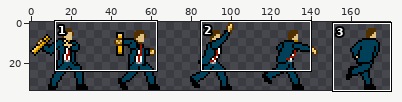
Sprite sheet, stored at characters/enemies/bishop_throw_oil_right.png. Above, an overview of the earlier version with the close-up marked.
Close-up. First the earlier version:
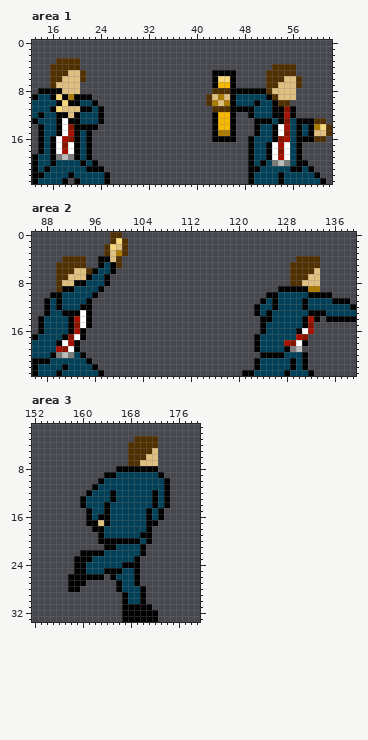
The file is 180x34 pixels. Shown: area 1: x 13..62, y 0..23; area 2: x 86..139, y 0..23; area 3: x 152..179, y 1..33.
Once edited:
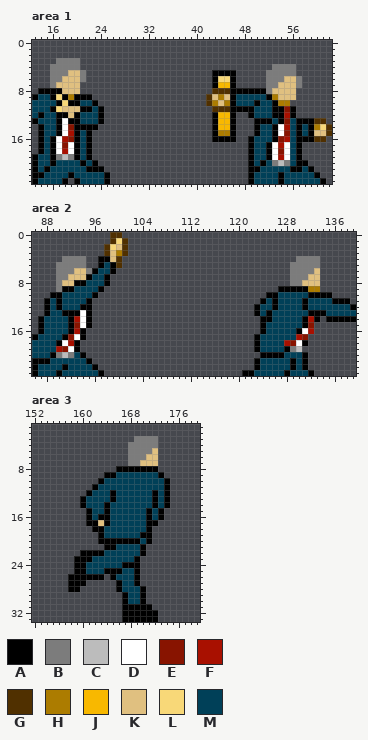
Palette (. is transparent): A #000000  B #7c7c7c  C #bcbcbc  D #ffffff  E #881400  F #a81000  G #503000  H #ac7c00  J #f8b800  K #e0c080  L #f8d878  M #004058
Diff:
{"where": "area 1"}
{"y":3,"x":17,"old":"GGGG","new":"BBBB"}
{"y":4,"x":16,"old":"GGGGG","new":"BBBBB"}
{"y":4,"x":53,"old":"GGGG","new":"BBBB"}
{"y":5,"x":16,"old":"GGG","new":"BBB"}
{"y":5,"x":21,"old":"G","new":"B"}
{"y":5,"x":52,"old":"GGGGG","new":"BBBBB"}
{"y":6,"x":16,"old":"GG","new":"BB"}
{"y":6,"x":21,"old":"G","new":"B"}
{"y":6,"x":52,"old":"GGG","new":"BBB"}
{"y":6,"x":57,"old":"G","new":"B"}
{"y":7,"x":16,"old":"G","new":"B"}
{"y":7,"x":52,"old":"GG","new":"BB"}
{"y":7,"x":57,"old":"G","new":"B"}
{"y":8,"x":52,"old":"G","new":"B"}
{"y":9,"x":53,"old":"G","new":"H"}
{"y":10,"x":54,"old":"GG","new":"HH"}
{"where": "area 2"}
{"y":4,"x":91,"old":"GGGG","new":"BBBB"}
{"y":4,"x":130,"old":"GGGG","new":"BBBB"}
{"y":5,"x":90,"old":"GGGGG","new":"BBBBB"}
{"y":5,"x":129,"old":"GGGGG","new":"BBBBB"}
{"y":6,"x":90,"old":"GGG","new":"BBB"}
{"y":6,"x":95,"old":"G","new":"B"}
{"y":6,"x":129,"old":"GGGG","new":"BBBB"}
{"y":7,"x":90,"old":"GG","new":"BB"}
{"y":7,"x":129,"old":"GGG","new":"BBB"}
{"y":8,"x":90,"old":"G","new":"B"}
{"y":8,"x":129,"old":"GG","new":"BB"}
{"y":9,"x":90,"old":"G","new":"B"}
{"where": "area 3"}
{"y":3,"x":169,"old":"GGGG","new":"BBBB"}
{"y":4,"x":168,"old":"GGGGG","new":"BBBBB"}
{"y":5,"x":168,"old":"GGGG","new":"BBBB"}
{"y":6,"x":168,"old":"GGG","new":"BBB"}
{"y":7,"x":168,"old":"GG","new":"BB"}
{"label":"changed","picture_box":[50,58,86,88]}
{"label":"changed","picture_box":[266,64,302,106]}
{"label":"changed","picture_box":[56,256,92,292]}
{"label":"changed","picture_box":[290,256,320,286]}
{"label":"changed","picture_box":[128,436,158,466]}
